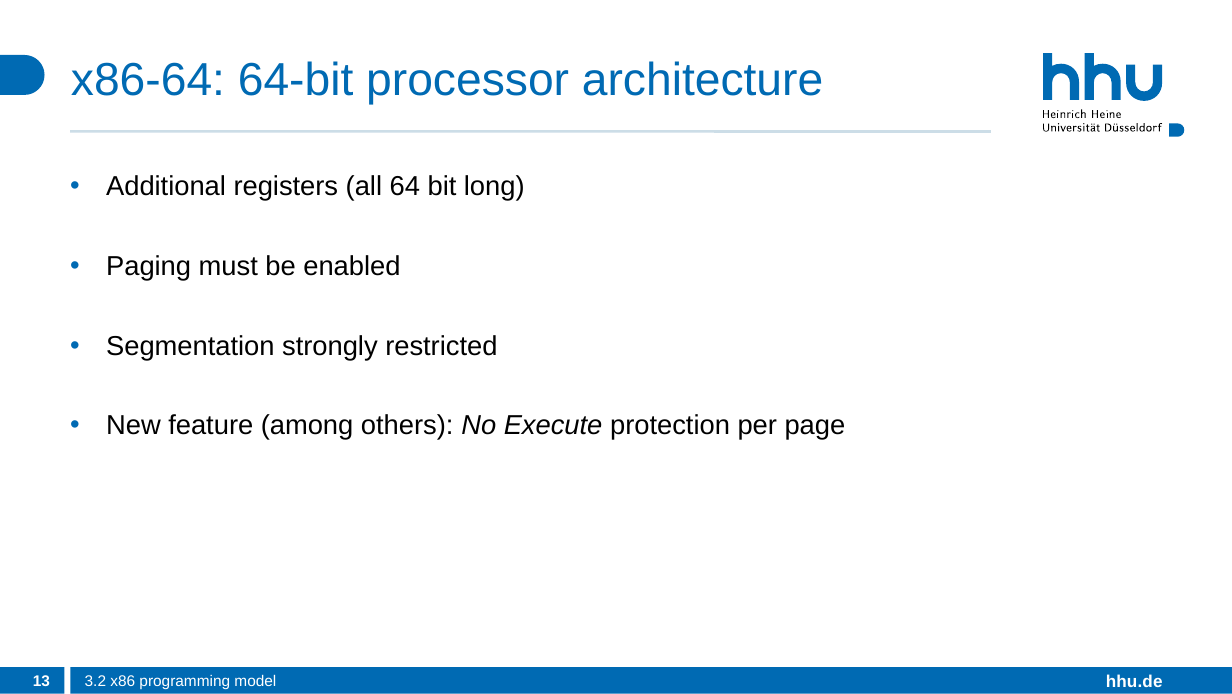
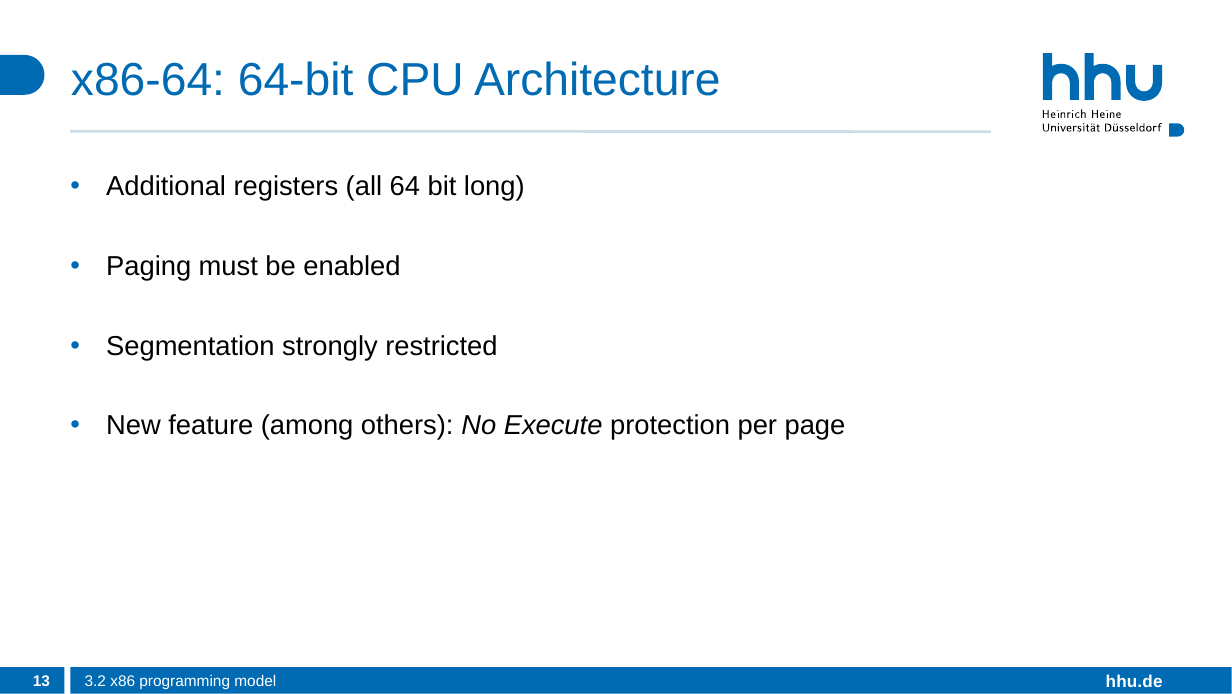
Before and after one commit to Expletiv/HeineOS, a slide deck: slide 13 of slides/lecture3_x86-64.pptx. Drawn at 1232x694 pixels with LibreOffice and Linux fonts; fonts in the diff are those of the drawing. Boxes give left, top, right and bottom in pixels: in the first picture for what was removed or moved away, otherwise in the second. Text is boxed around its words. In the diff, an @@ line names an element or a change of style, - is before the commit and + after.

```diff
--- a/slides/lecture3_x86-64.pptx
+++ b/slides/lecture3_x86-64.pptx
@@ title at box(71, 61, 720, 96): text changed @@
-x86-64: 64-bit processor architecture
+x86-64: 64-bit CPU Architecture
@@ outline redrawn in 3 elements at box(1044, 110, 1050, 117), box(1051, 112, 1056, 118), box(1044, 123, 1163, 132) @@
```
Also in this commit, not shown: 40 other slides changed, 3 other files.
